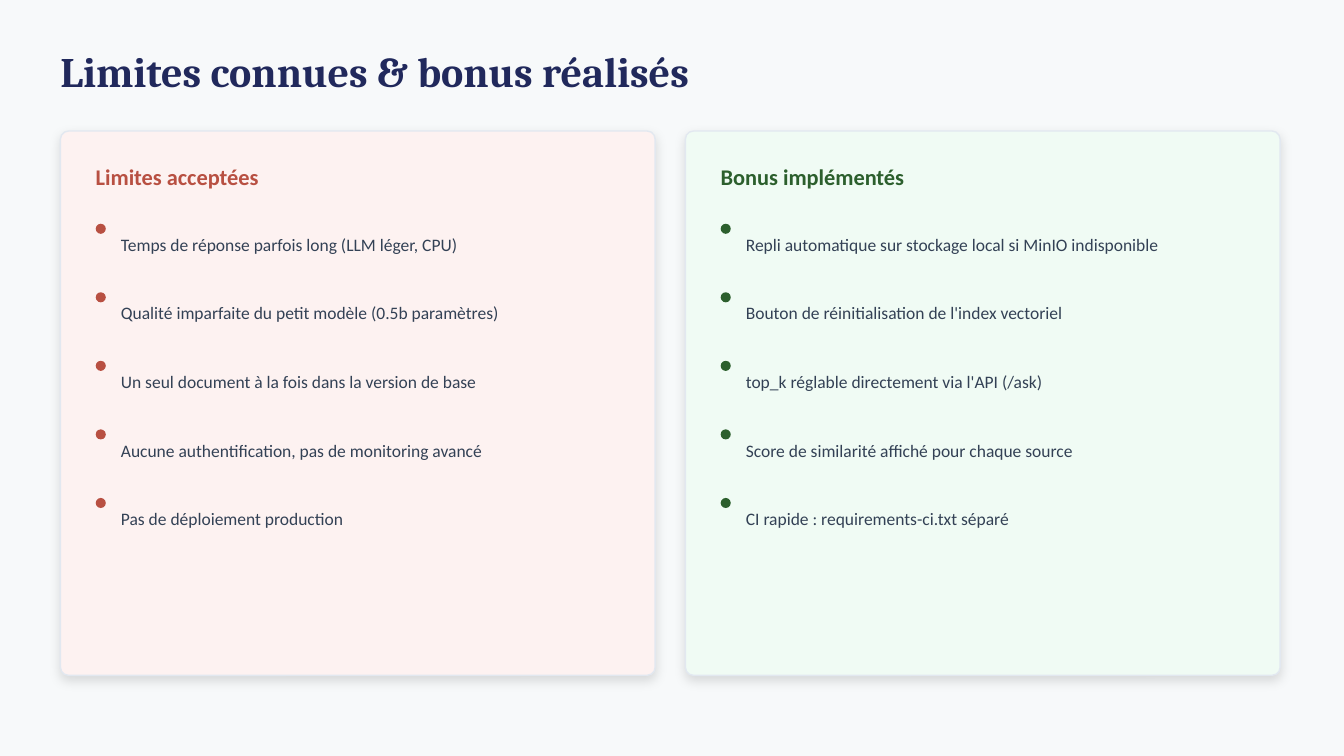
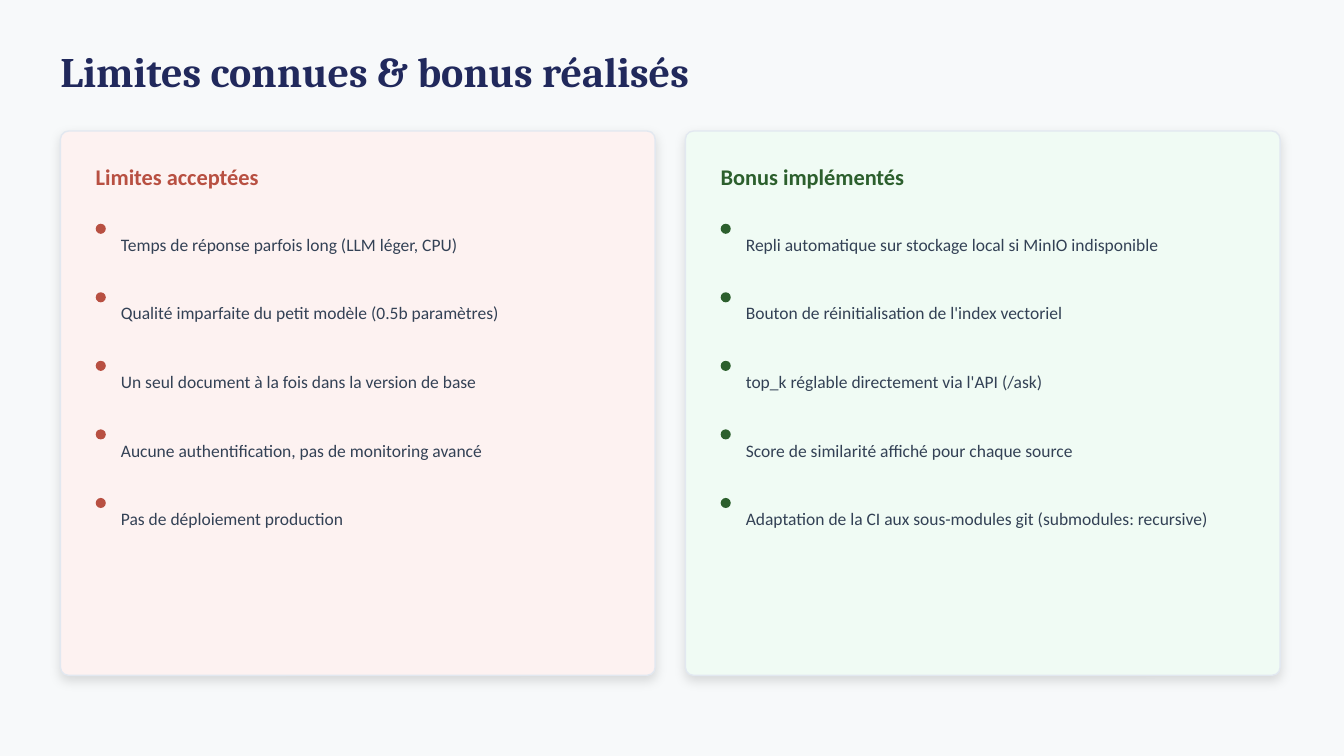
Before and after one commit to Dorsumsellae/eval_cloud, a slide deck: slide 10 of docs/presentation_rag.pptx. Drawn at 1344x756 pixels with LibreOffice and Linux fonts; fonts in the diff are those of the drawing. Boxes give left, top, right and bottom in pixels: in the first picture for what was removed or moved away, otherwise in the second. Text is boxed around its words. In the diff, an @@ line names an element or a change of style, - is before the commit and + after.

```diff
--- a/docs/presentation_rag.pptx
+++ b/docs/presentation_rag.pptx
@@ text at (746, 512, 1207, 528): text changed @@
-CI rapide : requirements-ci.txt séparé
+Adaptation de la CI aux sous-modules git (submodules: recursive)
```
Also in this commit, not shown: 3 other slides changed.
